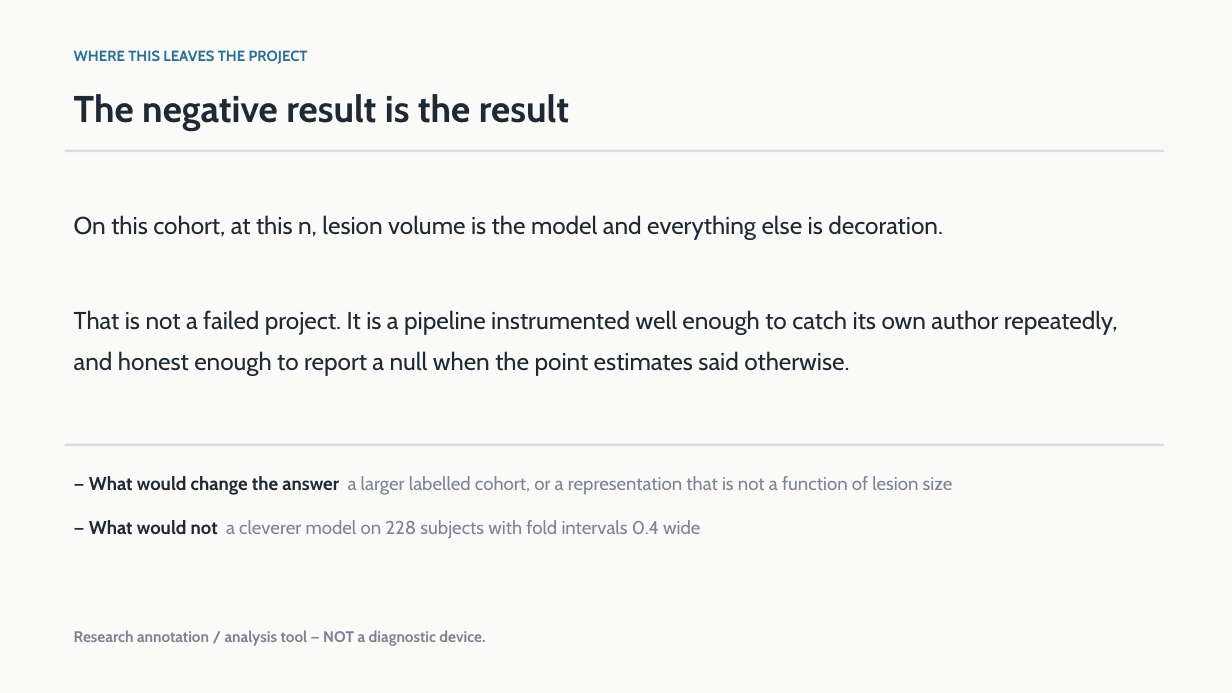
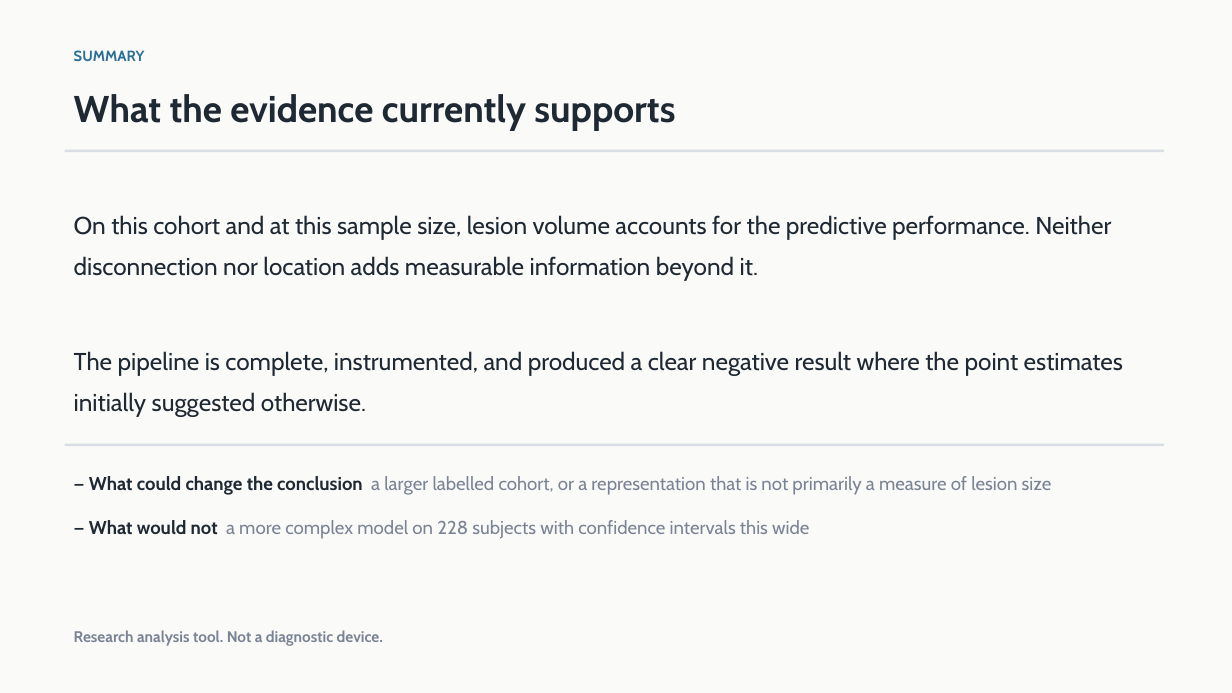
Before and after one commit to Manas-Maahir/SLP, a slide deck: slide 15 of docs/Lesion_Disconnection_Status.pptx. Drawn at 1232x693 pixels with LibreOffice and Linux fonts; fonts in the diff are those of the drawing. Boxes give left, top, right and bottom in pixels: in the first picture for what was removed or moved away, otherwise in the second. Text is boxed around its words. In the diff, an @@ line names an element or a change of style, - is before the commit and + after.

```diff
--- a/docs/Lesion_Disconnection_Status.pptx
+++ b/docs/Lesion_Disconnection_Status.pptx
@@ text at (x1=74, y1=50, x2=145, y2=61): text changed @@
-WHERE THIS LEAVES THE PROJECT
+SUMMARY
@@ text at (x1=74, y1=94, x2=675, y2=131): text changed @@
-The negative result is the result
+What the evidence currently supports
@@ text at (x1=74, y1=215, x2=1123, y2=417): text changed @@
-On this cohort, at this n, lesion volume is the model and everything else is decoration.
-That is not a failed project. It is a pipeline instrumented well enough to catch its own author repeatedly, and honest enough to report a null when the point estimates said otherwise.
+On this cohort and at this sample size, lesion volume accounts for the predictive performance. Neither disconnection nor location adds measurable information beyond it.
+The pipeline is complete, instrumented, and produced a clear negative result where the point estimates initially suggested otherwise.
@@ text at (x1=89, y1=476, x2=1052, y2=539): text changed @@
-— What would change the answer a larger labelled cohort, or a representation that is not a function of lesion size
-— What would not a cleverer model on 228 subjects with fold intervals 0.4 wide
+— What could change the conclusion a larger labelled cohort, or a representation that is not primarily a measure of lesion size
+— What would not a more complex model on 228 subjects with confidence intervals this wide
@@ text at (x1=74, y1=630, x2=383, y2=646): text changed @@
-Research annotation / analysis tool — NOT a diagnostic device.
+Research analysis tool. Not a diagnostic device.
```
Also in this commit, not shown: 14 other slides changed, 1 other file.
